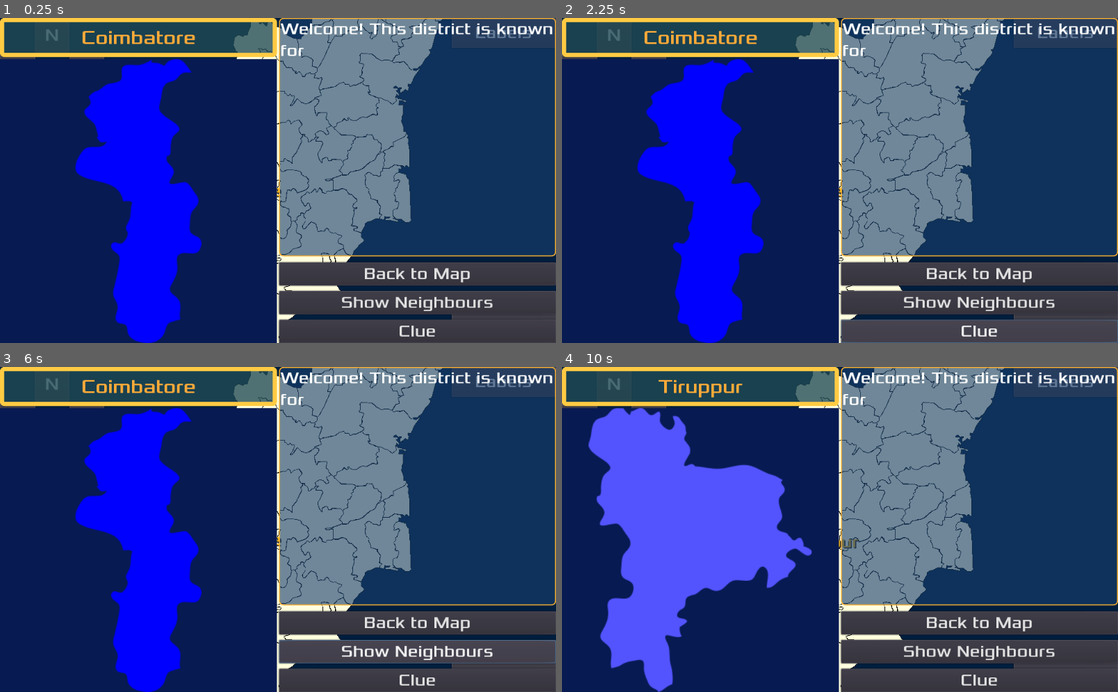
Above: before the commit, frames 1-4 (two rows, left to right).
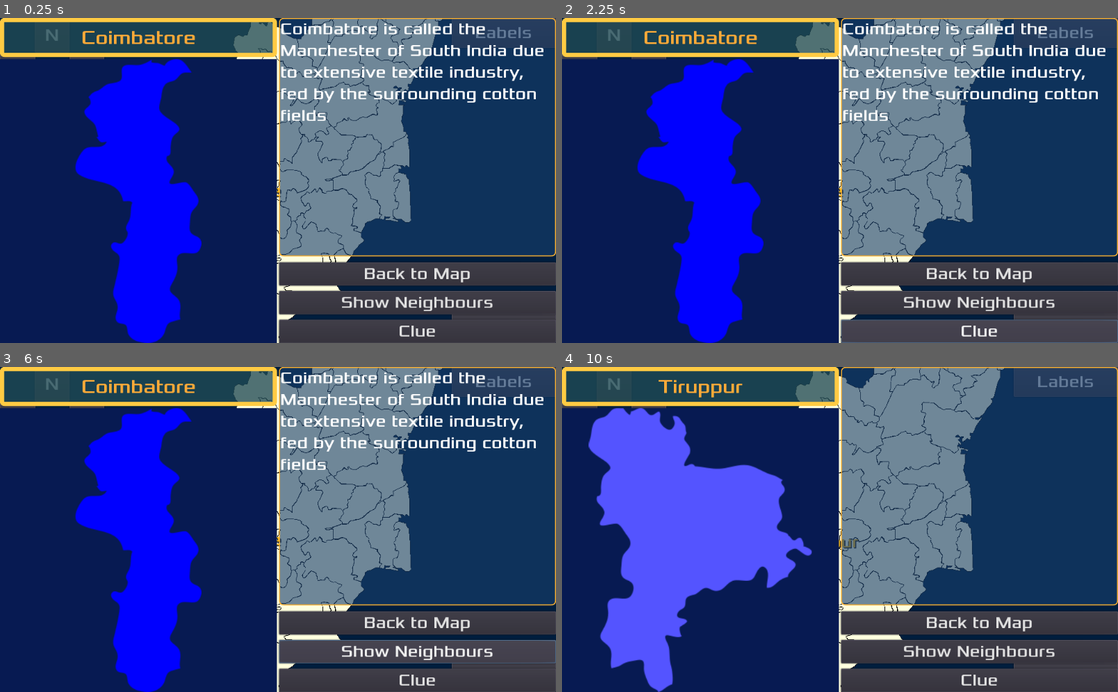
Above: after the commit, the same moments.

Repository: sharun-s/godot-tn
Game: Godot game, scene res://Node2D.tscn
The game is run twice, just before and just after one commit, with the same random seed, the same clock (stepped at 60 frames per second) and the same inputs.
Inputs (mouse positions are in pixels of both pictures, inside the frame that each line leads up to):
- Up to frame 1 (0.25 s): no input
- Up to frame 2 (2.25 s): click "Quiz" at 0.5 s; click "Labels" at 1.25 s; click "History" at 2 s
- Up to frame 3 (6 s): click "E" at 2.75 s; click "N" at 3.5 s; click "W" at 4.25 s; click "S" at 5 s; click "Show Neighbours" at 5.75 s
- Up to frame 4 (10 s): click "Clue" at 6.5 s; click "Back to Map" at 7.25 s; tap Enter at 8, 9.5 s; drag from (923, 503) to (734, 526) at 8.02 s; tap Space at 8.75 s; drag from (979, 393) to (734, 526) at 8.77 s; move the mouse to (745, 529) at 9.52 s; hold Right (ui_right) from 9.53 s (still down); tap Backspace at 9.6 s; click (745, 529) at 9.67 s

The runs differ from the first frame. In frame 1, 2.9% of the frame differs, in the area x 50-100%, y 1-32%; in frame 2, 2.9%; in frame 3, 2.9%; in frame 4, 0.8%.

Commit message:
testing factbox

Diff:
--- a/InfoCenter.gd
+++ b/InfoCenter.gd
@@ -1,12 +1,65 @@
 extends GridContainer
+
+#class DB:
+var facts:={
+		Kanyakumari=[
+			"Southern most district of TN and the Indian main land",
+			"Nagarcoil is the District HQ",
+			"The only district of TN facing the Arabian Sea"
+		],
+		Kanchipuram=[
+			"Capital of the Panllava Kingdom from the 4th to the 9th Century",
+			"Headquarters of the Kanchi matha, founded by Adi Sankaracharya",
+			"Famous for the hand woven Kanchipuram Silk Saree. Wedding saree being a speciality",
+			"Ekambareswarar Temple covers 25 acres is one of the largest temple complexes in India. The Southern Gopuram is 11 stories tall making it one of the taller temple towers.",
+			"Kailasanathar Temple and the Vaikunta Perumal Temple found here are nearly 1350 years old"
+		],
+		Tiruvarur=[
+			'Thyagaraja Temple Chariot in Thiruvarur stands 96 feet tall'
+		],
+		Virudhunagar=[
+			'Sivakasi Fireworks'
+		],
+		Krishnagiri=[
+			"Krishnagiri district is one of the largest producers of Mangoes in India"
+		],
+		Ramanathapuram=[
+			"Birth place of President A.P.J Abdul Kalam"
+		],
+		Thanjavur=[
+			"Chettinad Cuisine",
+			"Seat of the Chola Empire",
+			"Thanjavur dolls popularly known as Thalaiyatti Bommai are made of clay which is found along the river Cauvery"
+		],
+		Madurai=[
+			'Jasmine (Madurai Malli)'
+		],
+		Tirunelveli=[
+			"Halwa"
+		],
+		Erode=[
+			"Turmeric",
+		],
+		Coimbatore=[
+			'Eastern end of the Palakkad Gap, the lowest pass through the Western Ghats linking Kerala and Tamil Nadu',
+			'Coimbatore is called the Manchester of South India due to extensive textile industry, fed by the surrounding cotton fields'
+		]
+	}
+
 
 # Called when the node enters the scene tree for the first time.
 func _ready():
+
 	hide()# Replace with function body.
 
 func reload(district):
 	$VBoxContainer/PanelContainer/imgbox.texture=load("res://"+district+".png")
 	$VBoxContainer/NameBox.text=district
+	if district in facts:
+		var idx=int(rand_range(0, facts[district].size()))
+		$VBoxContainer2/FactBox.text=facts[district][idx]
+	else:
+		$VBoxContainer2/FactBox.text=''
 	show()
 
 func _unhandled_input(event):
